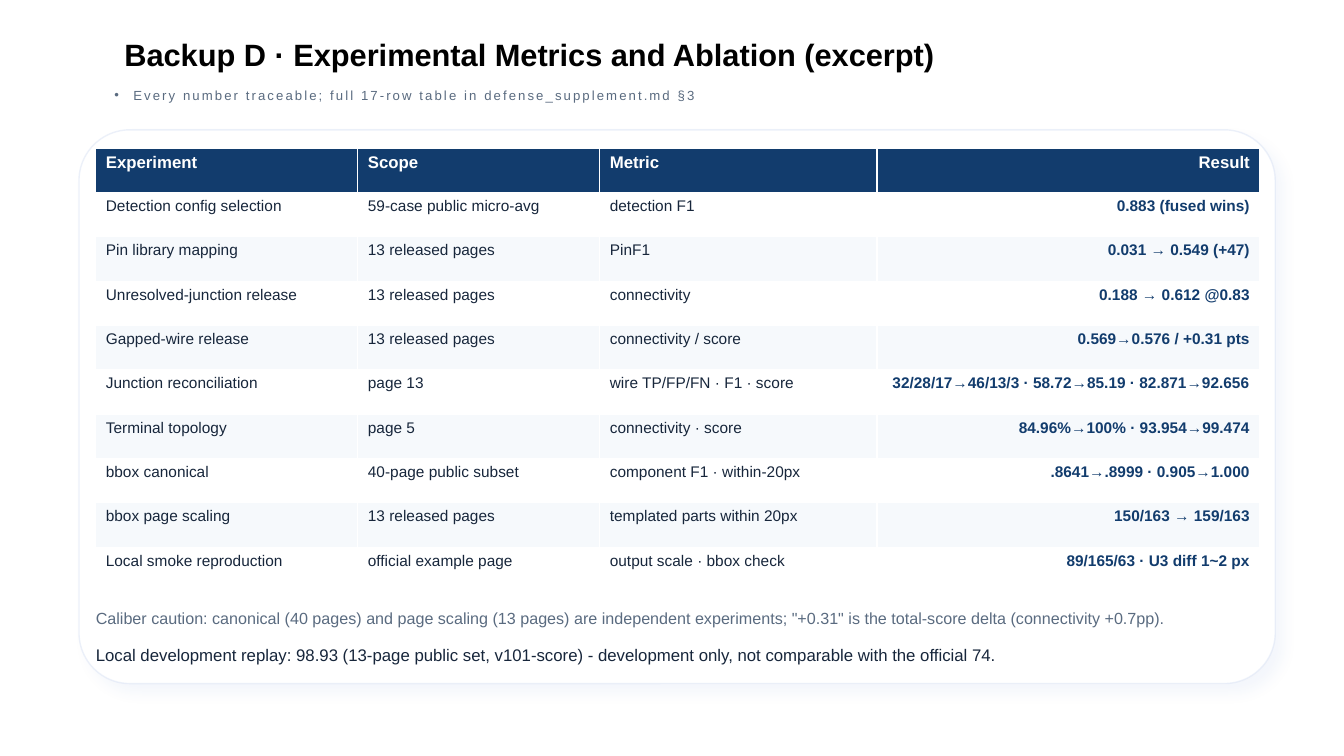
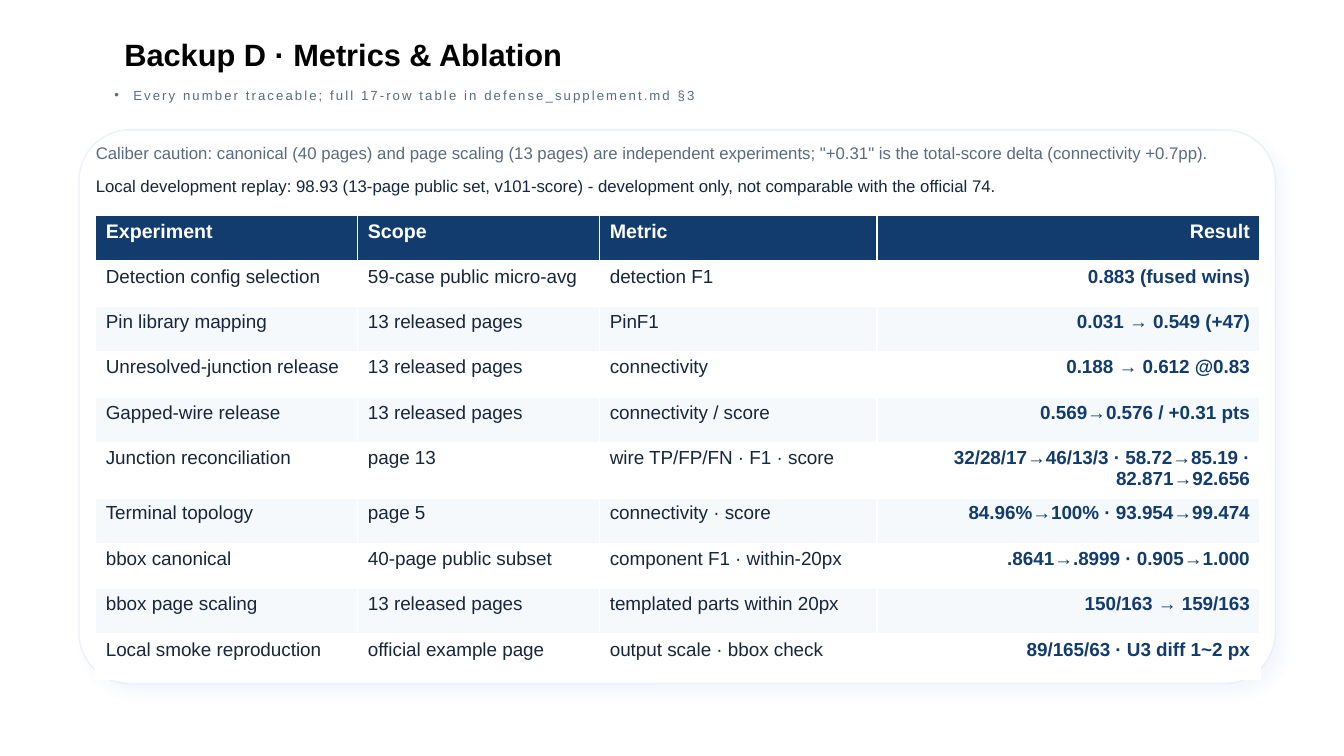
Before and after one commit to zc-cc1/pcb-schematic-parser, a slide deck: slide 16 of docs/eda_final_defense/slides/EDA精英挑战赛_决赛答辩_官方模板版.pptx. Drawn at 1344x756 pixels with LibreOffice and Linux fonts; fonts in the diff are those of the drawing; background and template pictures are left out. Boxes give left, top, right and bottom in pixels: in the first picture for what was removed or moved away, otherwise in the second. Text is boxed around its words. In the diff, an @@ line names an element or a change of style, - is before the commit and + after.

```diff
--- a/docs/eda_final_defense/slides/EDA精英挑战赛_决赛答辩_官方模板版.pptx
+++ b/docs/eda_final_defense/slides/EDA精英挑战赛_决赛答辩_官方模板版.pptx
@@ text at (x1=124, y1=43, x2=562, y2=71): text changed @@
-Backup D · Experimental Metrics and Ablation (excerpt)
+Backup D · Metrics & Ablation
@@ text "Caliber caution: canonical (40 pages) ..." moved from (x1=96, y1=612, x2=1165, y2=628) to (x1=96, y1=147, x2=1207, y2=163) @@
@@ text "Caliber caution: canonical (40 pages) ..." at (x1=96, y1=147, x2=1207, y2=163): size 11.5 to 12 pt @@
@@ text "Local development replay: 98.93 (13-page ..." moved from (x1=96, y1=649, x2=995, y2=665) to (x1=96, y1=180, x2=995, y2=196) @@
@@ table at (x1=96, y1=216, x2=1260, y2=669) @@
@@ size 12 to 14 pt in "Experiment", "Scope", "Metric", "Result" @@
@@ size 11 to 13.5 pt @@
@@ table resized from (x1=96, y1=148, x2=1260, y2=592) to (x1=96, y1=216, x2=1260, y2=669) @@
```
Also in this commit, not shown: 15 other slides changed, 31 other files.
